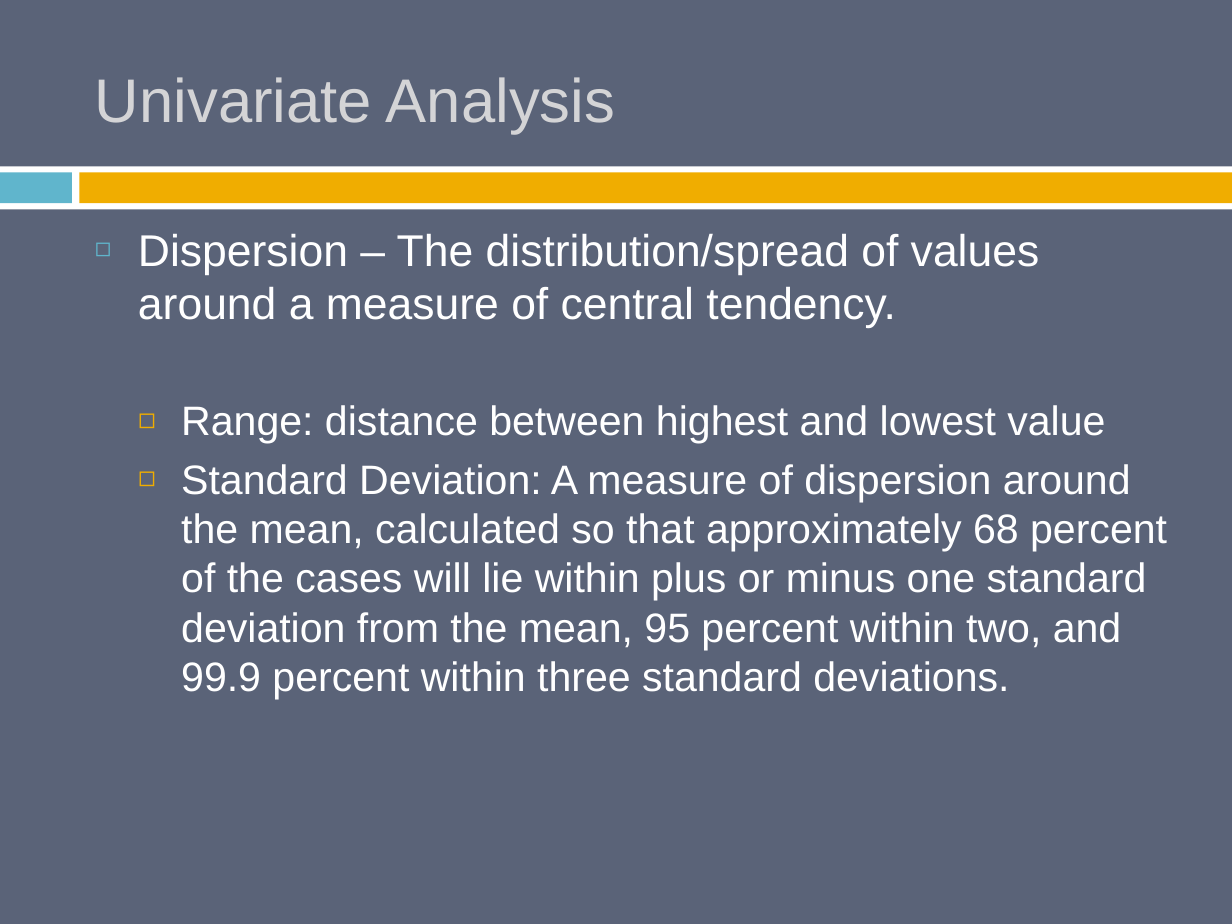
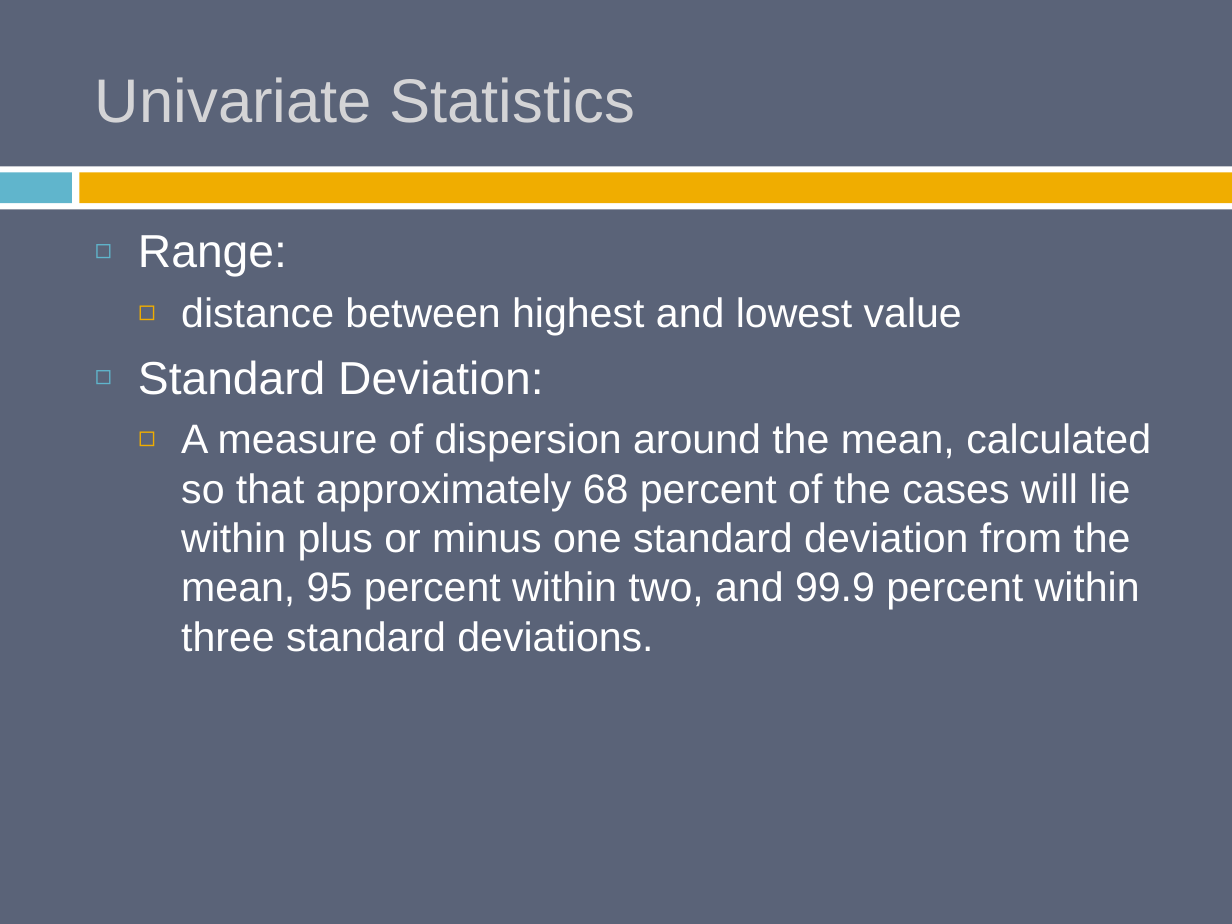
Before and after one commit to burrelvannjr/methods_csuf, a slide deck: slide 23 of ppts/old/Babbie_7e_PPT_ch_14.pptx (slide 18 before the commit). Drawn at 1232x924 pixels with LibreOffice and Linux fonts; fonts in the diff are those of the drawing. Boxes give left, top, right and bottom in pixels: in the first picture for what was removed or moved away, otherwise in the second. Text is boxed around its words. In the diff, an @@ line names an element or a change of style, - is before the commit and + after.

```diff
--- a/ppts/old/Babbie_7e_PPT_ch_14.pptx
+++ b/ppts/old/Babbie_7e_PPT_ch_14.pptx
@@ title at [95,77,635,123]: text changed @@
-Univariate Analysis
+Univariate Statistics
@@ text at [138,235,1151,652]: text changed @@
-◻ Dispersion – The distribution/spread of values around a measure of central tendency.
-  ◻ Range: distance between highest and lowest value
-  ◻ Standard Deviation: A measure of dispersion around the mean, calculated so that approximately 68 percent of the cases will lie within plus or minus one standard deviation from the mean, 95 percent within two, and 99.9 percent within three standard deviations.
+◻ Range:
+  ◻ distance between highest and lowest value
+◻ Standard Deviation:
+  ◻ A measure of dispersion around the mean, calculated so that approximately 68 percent of the cases will lie within plus or minus one standard deviation from the mean, 95 percent within two, and 99.9 percent within three standard deviations.
```
Also in this commit, not shown: 25 other slides changed, 4 slides added, 31 other files.
